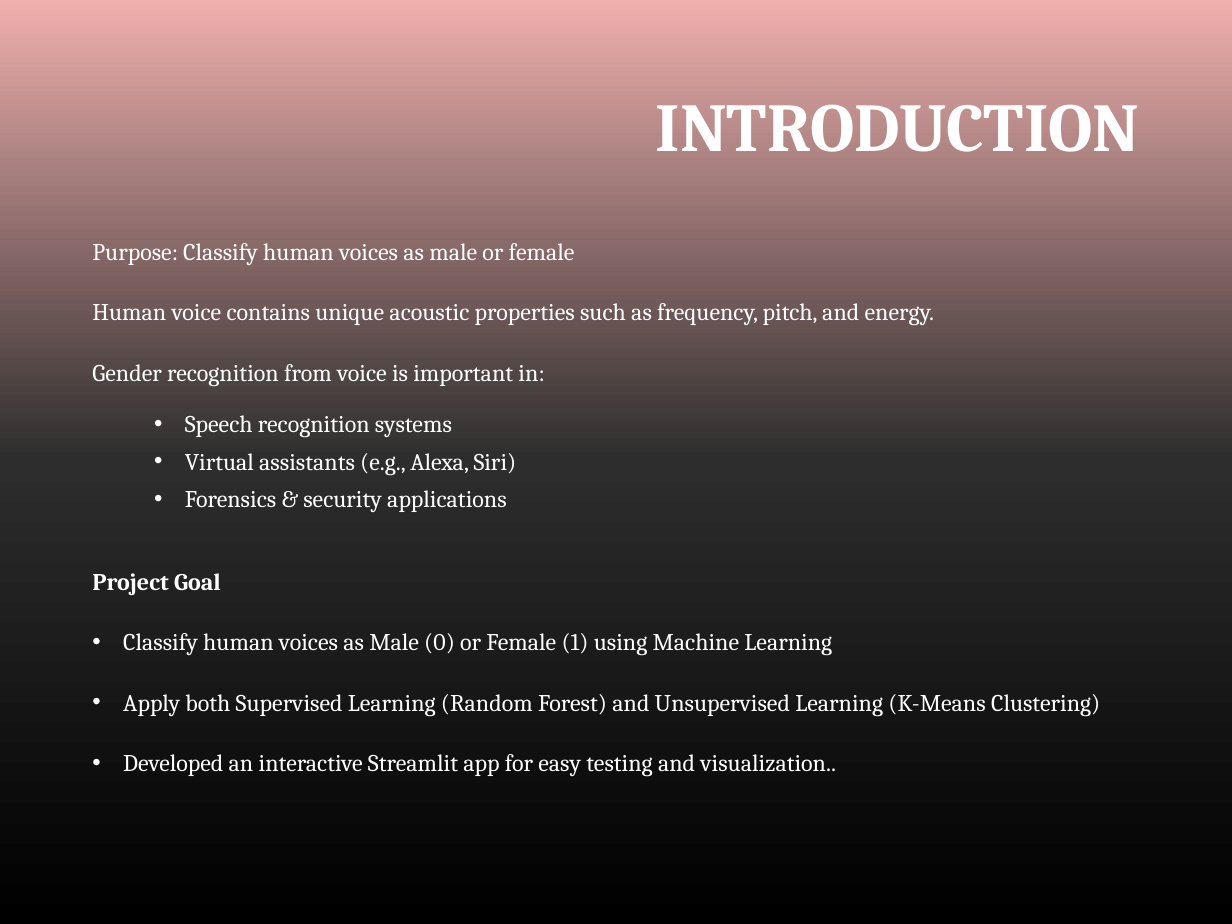
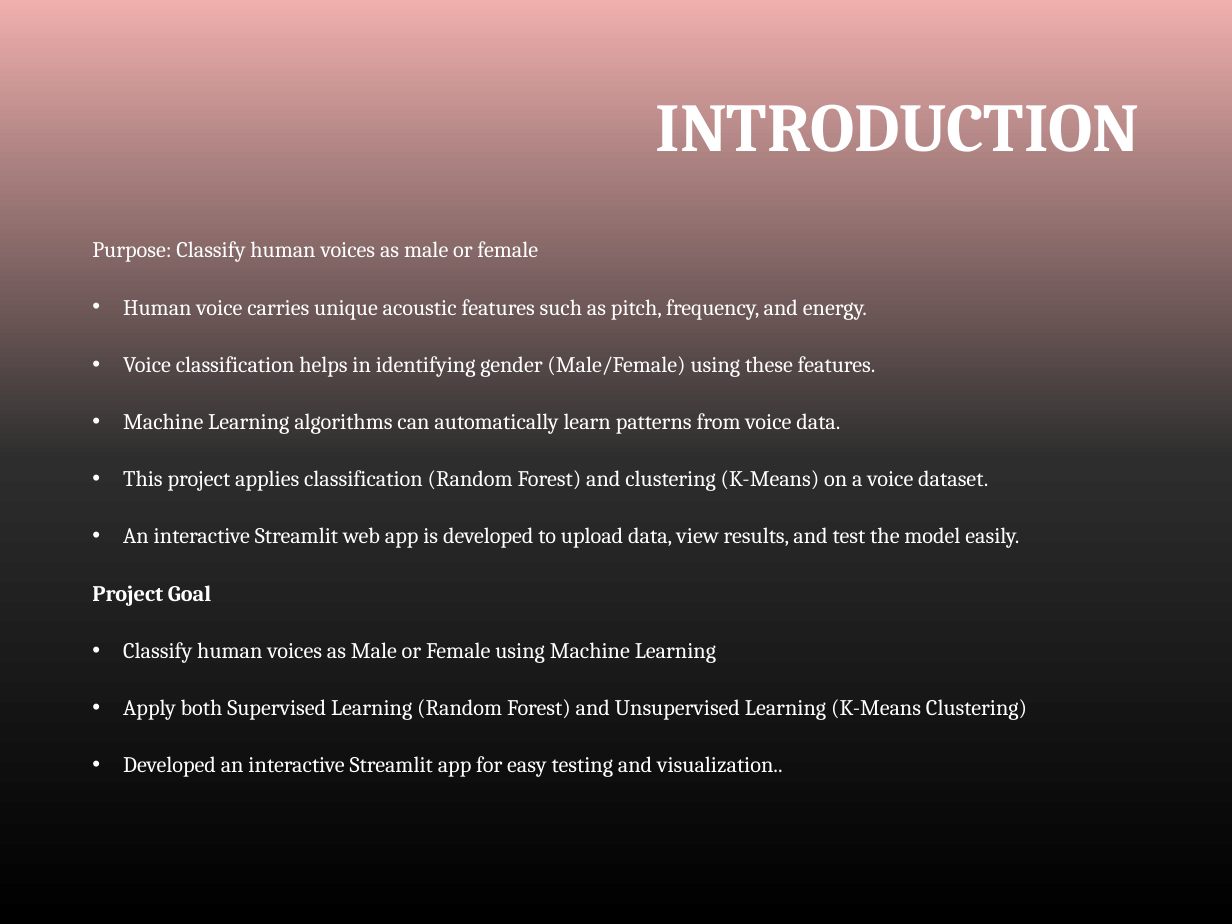
Before and after one commit to Jansirani-jansi-janu/Assignment_4, a slide deck: slide 3 of Human Voice Classification and Clustering.pptx. Drawn at 1232x924 pixels with LibreOffice and Linux fonts; fonts in the diff are those of the drawing; background and template pictures are left out. Boxes give left, top, right and bottom in pixels: in the first picture for what was removed or moved away, otherwise in the second. Text is boxed around its words. In the diff, an @@ line names an element or a change of style, - is before the commit and + after.

```diff
--- a/Human Voice Classification and Clustering.pptx
+++ b/Human Voice Classification and Clustering.pptx
@@ text at (92, 241, 1027, 777): size 14 to 13 pt in "Purpose: Classify human voices as male or ...", "Project Goal", "Apply both Supervised Learning (Random Forest) and ...", "Developed an interactive Streamlit app for easy ..."; line spacing 1 to 1.5 @@
@@ text at (123, 299, 1019, 548): text changed; size 14 to 13 pt @@
-Human voice contains unique acoustic properties such as frequency, pitch, and energy.
-Gender recognition from voice is important in:
-  • Speech recognition systems
-  • Virtual assistants (e.g., Alexa, Siri)
-  • Forensics & security applications
+• Human voice carries unique acoustic features such as pitch, frequency, and energy.
+• Voice classification helps in identifying gender (Male/Female) using these features.
+• Machine Learning algorithms can automatically learn patterns from voice data.
+• This project applies classification (Random Forest) and clustering (K-Means) on a voice dataset.
+• An interactive Streamlit web app is developed to upload data, view results, and test the model easily.
@@ text at (123, 642, 716, 663): text changed; size 14 to 13 pt @@
-• Classify human voices as Male (0) or Female (1) using Machine Learning
+• Classify human voices as Male or Female using Machine Learning
```
Also in this commit, not shown: 3 other slides changed.
